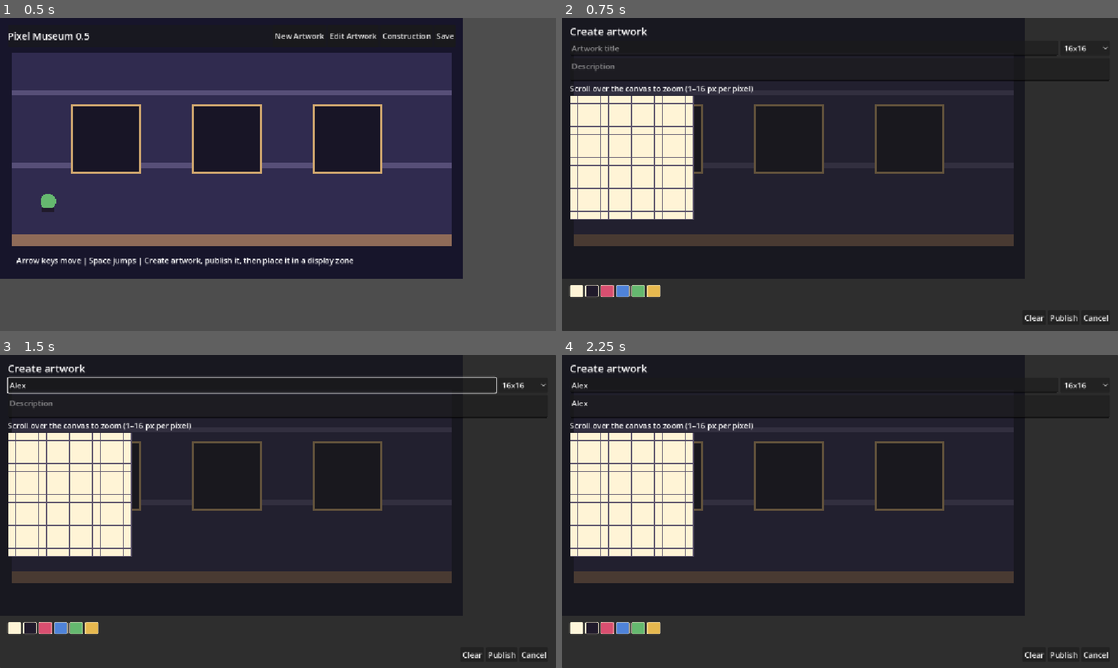
Above: before the commit, frames 1-4 (two rows, left to right).
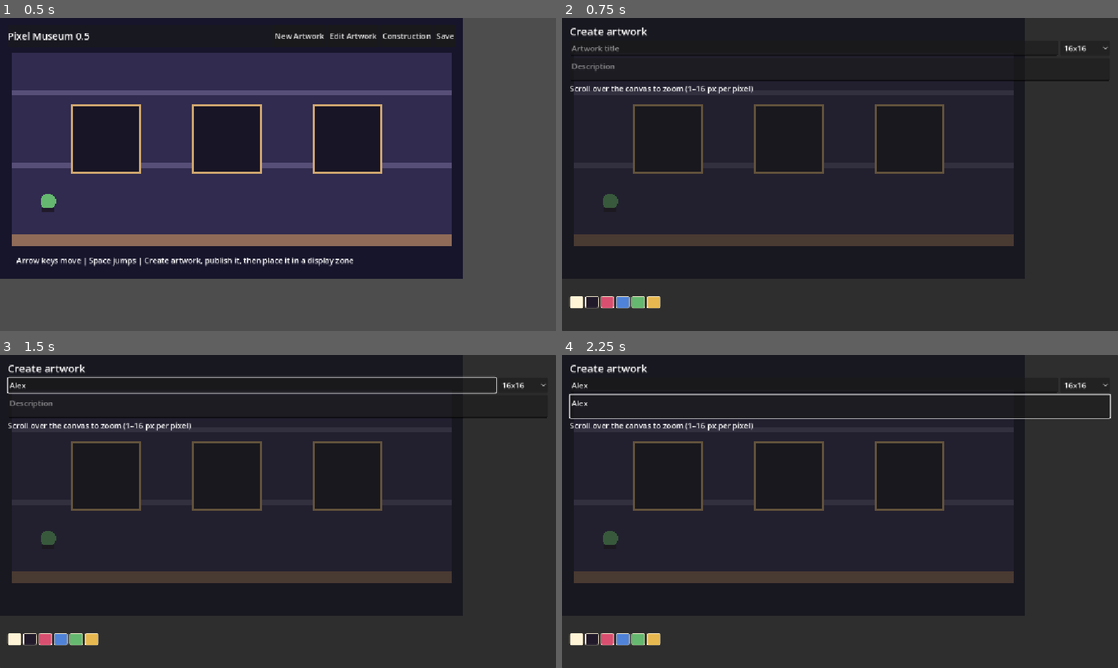
Above: after the commit, the same moments.

Repository: Yhtomitos/PixelMuseum
Game: Godot game, scene res://node_2d.tscn
Same seed, same stepped clock (60 frames per second), same inputs: the game is played once before the commit and once after it.
Inputs (mouse positions are in pixels of both pictures, inside the frame that each line leads up to):
- Up to frame 1 (0.5 s): no input
- Up to frame 2 (0.75 s): click "New Artwork" at 0.5 s
- Up to frame 3 (1.5 s): click (250, 386) at 1.27 s; type "Alex" at 1.35 s
- Up to frame 4 (2.25 s): click (840, 405) at 1.5 s; type "Alex" at 1.58 s; click (578, 627) at 2.02 s

Frame 1 is identical in both runs. In frame 2, 9.9% of the frame differs, in the area x 1-99%, y 24-97%; in frame 3, 9.9%; in frame 4, 11%, in the area x 1-99%, y 12-97%.
Error after the commit: Invalid assignment of property or key 'icon_max_width' with value of type 'int' on a base object of type 'Button'. (res://scripts/pixel_editor.gd:92)

Commit message:
Added an eraser tool.
Added an eraser icon button to the palette.
Left-clicking pixels while the eraser is active clears them.
Selecting a palette color automatically returns to painting mode.

Diff:
--- /dev/null
+++ b/assets/eraser.svg
@@ -0,0 +1,4 @@
+<svg xmlns="http://www.w3.org/2000/svg" width="24" height="24" viewBox="0 0 24 24">
+  <path d="M4.2 15.4 13.6 6a2.1 2.1 0 0 1 3 0l2.4 2.4a2.1 2.1 0 0 1 0 3l-7.8 7.8H6.8l-2.6-2.6a.9.9 0 0 1 0-1.2Z" fill="#f2d7a7" stroke="#201a2b" stroke-width="1.5" stroke-linejoin="round"/>
+  <path d="m8.3 19.2 7.8-7.8M11.2 19.2h8.1" fill="none" stroke="#201a2b" stroke-width="1.5" stroke-linecap="round"/>
+</svg>
--- a/scripts/pixel_editor.gd
+++ b/scripts/pixel_editor.gd
@@ -7,6 +7,7 @@
 var canvas_size := 16
 var pixels := PackedByteArray()
 var selected_index := 1
+var eraser_active := false
 var grid: Control
 var grid_scroll: ScrollContainer
 var title_input: LineEdit
@@ -15,6 +16,7 @@
 var status_label: Label
 var heading_label: Label
 var editing_artwork_id := ""
+var eraser_button: Button
 var colors: Array[Color] = [Color("#fff4d6"), Color("#201a2b"), Color("#d94f70"), Color("#4f83d9"), Color("#65b86f"), Color("#e6b84f")]
 
 func _ready() -> void:
@@ -85,6 +87,14 @@
 		swatch.add_theme_stylebox_override("focus", _palette_swatch_style(colors[index]))
 		swatch.pressed.connect(_select_color.bind(index))
 		palette.add_child(swatch)
+	eraser_button = Button.new()
+	eraser_button.icon = load("res://assets/eraser.svg")
+	eraser_button.icon_max_width = 20
+	eraser_button.custom_minimum_size = Vector2(32, 24)
+	eraser_button.tooltip_text = "Eraser: left-click pixels to erase"
+	eraser_button.toggle_mode = true
+	eraser_button.pressed.connect(_toggle_eraser)
+	palette.add_child(eraser_button)
 	status_label = Label.new()
 	status_label.custom_minimum_size.y = 16
 	bottom_area.add_child(status_label)
@@ -148,10 +158,16 @@
 
 func _select_color(index: int) -> void:
 	selected_index = index
+	eraser_active = false
+	if eraser_button:
+		eraser_button.button_pressed = false
+
+func _toggle_eraser() -> void:
+	eraser_active = eraser_button.button_pressed
 
 func _on_pixel_changed(index: int) -> void:
 	if index >= 0 and index < pixels.size():
-		pixels[index] = selected_index
+		pixels[index] = 0 if eraser_active else selected_index
 		grid.queue_redraw()
 
 func _clear_canvas() -> void:
